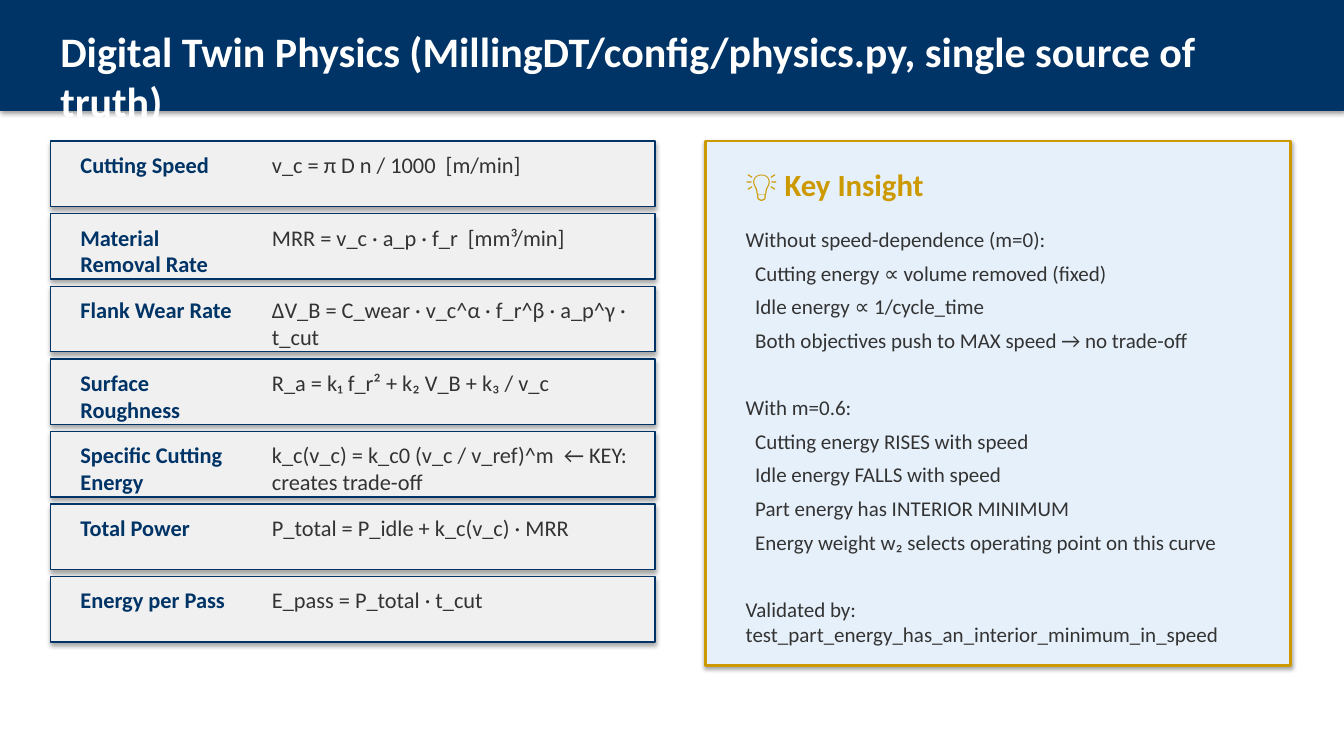
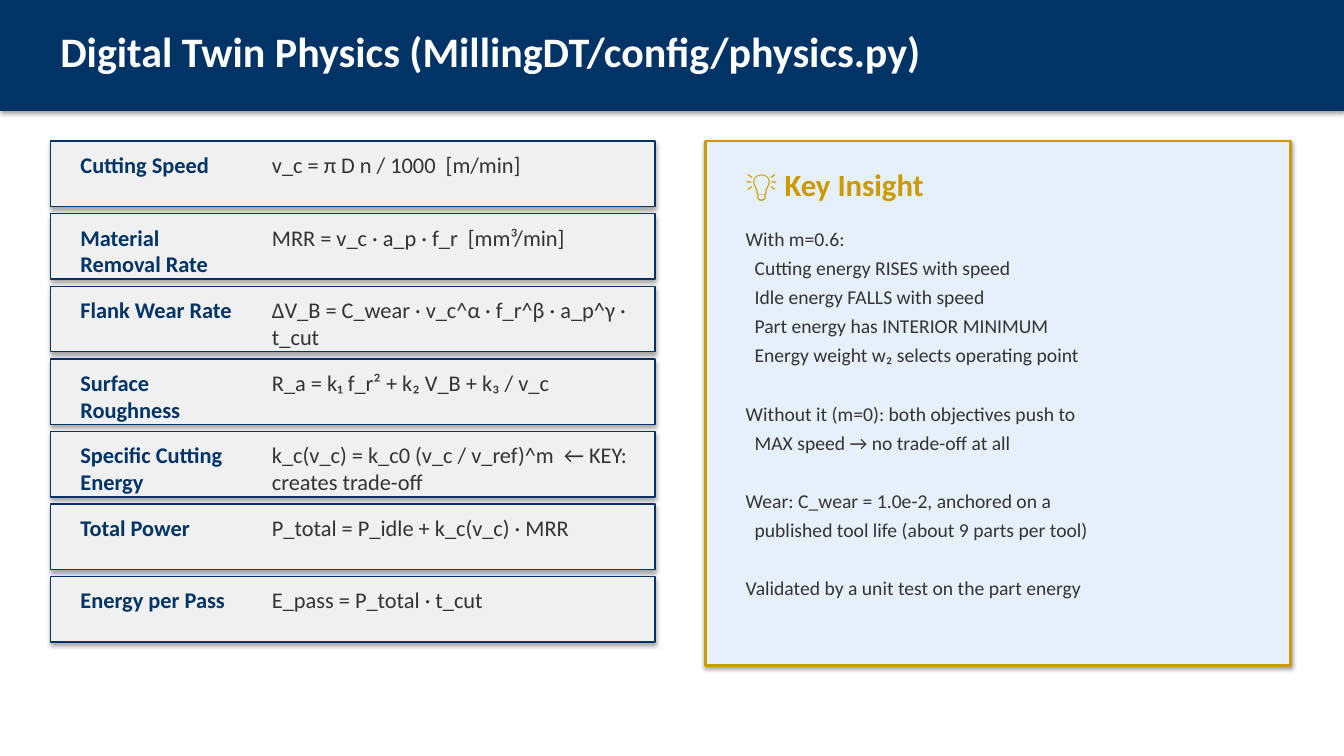
Before and after one commit to AbhinandIITM/AI-in-Mfg, a slide deck: slide 5 of report/presentation.pptx. Drawn at 1344x756 pixels with LibreOffice and Linux fonts; fonts in the diff are those of the drawing. Boxes give left, top, right and bottom in pixels: in the first picture for what was removed or moved away, otherwise in the second. Text is boxed around its words. In the diff, an @@ line names an element or a change of style, - is before the commit and + after.

Commit message:
docs: the new results, the three fixes and the two new experiments
The documentation is rebuilt around what the work now measures. The reward
scales, the wear calibration and the strengthened classical controller are
described with their reasons, and the three regimes of the robustness
experiment are the central result: inside a perfect digital twin the
controller still wins the reward by a margin inside the noise, the learned
policy is the better throughput operator, and the advantage appears where
the controller's information advantage disappears.

Two claims reversed and are stated as reversals: one policy against 21
per-weight policies is now 1.4% to 5.6% ahead over the lower weights and
behind at the two heaviest, and the controller initialization is now actively
harmful, because the clone starts the policy at the conservative operating
point that the corrected reward punishes.

The report is 33 pages with 8 figures, the deck 28 frames, the PowerPoint
file 25 slides, and all three are rebuilt from the artifacts.

```diff
--- a/report/presentation.pptx
+++ b/report/presentation.pptx
@@ text at [60,36,920,74]: text changed @@
-Digital Twin Physics (MillingDT/config/physics.py, single source of truth)
+Digital Twin Physics (MillingDT/config/physics.py)
@@ text at [746,232,1187,352]: paragraphs removed @@
-Without speed-dependence (m=0):
-Cutting energy ∝ volume removed (fixed)
-Idle energy ∝ 1/cycle_time
-Both objectives push to MAX speed → no trade-off
@@ text at [746,232,1048,337]: size 15 to 14 pt in "With m=0.6:", "Cutting energy RISES with speed", "Idle energy FALLS with speed", "Part energy has INTERIOR MINIMUM"; less space between paragraphs @@
@@ text at [746,348,1088,599]: text changed; size 15 to 14 pt @@
-Energy weight w₂ selects operating point on this curve
-Validated by: test_part_energy_has_an_interior_minimum_in_speed
+Energy weight w₂ selects operating point
+Without it (m=0): both objectives push to
+MAX speed → no trade-off at all
+Wear: C_wear = 1.0e-2, anchored on a
+published tool life (about 9 parts per tool)
+Validated by a unit test on the part energy
```
Also in this commit, not shown: 18 other slides changed, 2 slides added, 9 other files.
